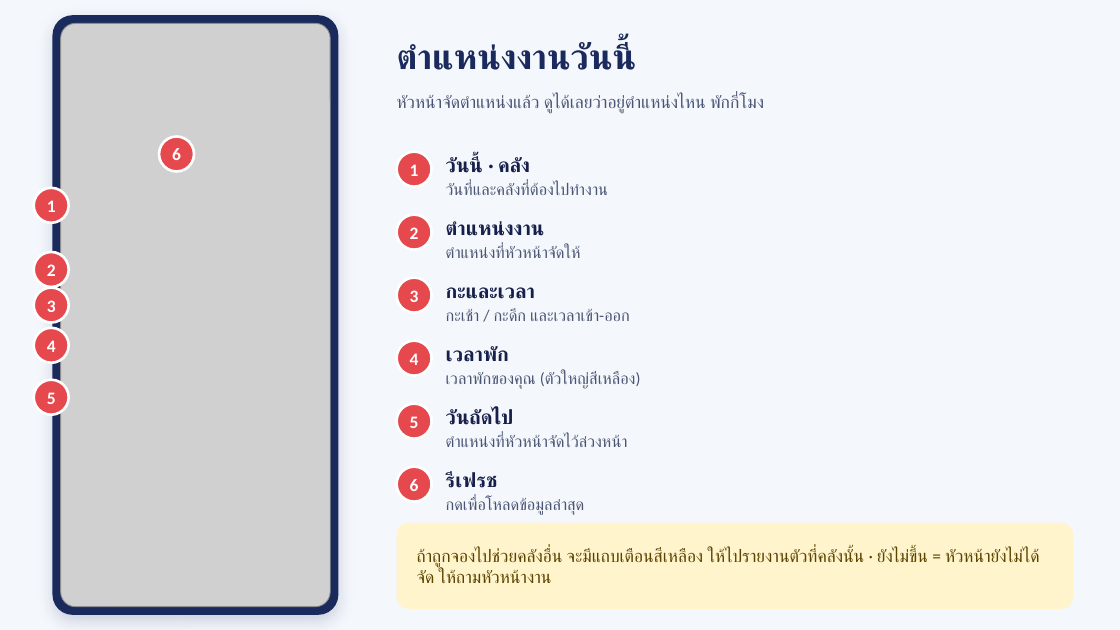
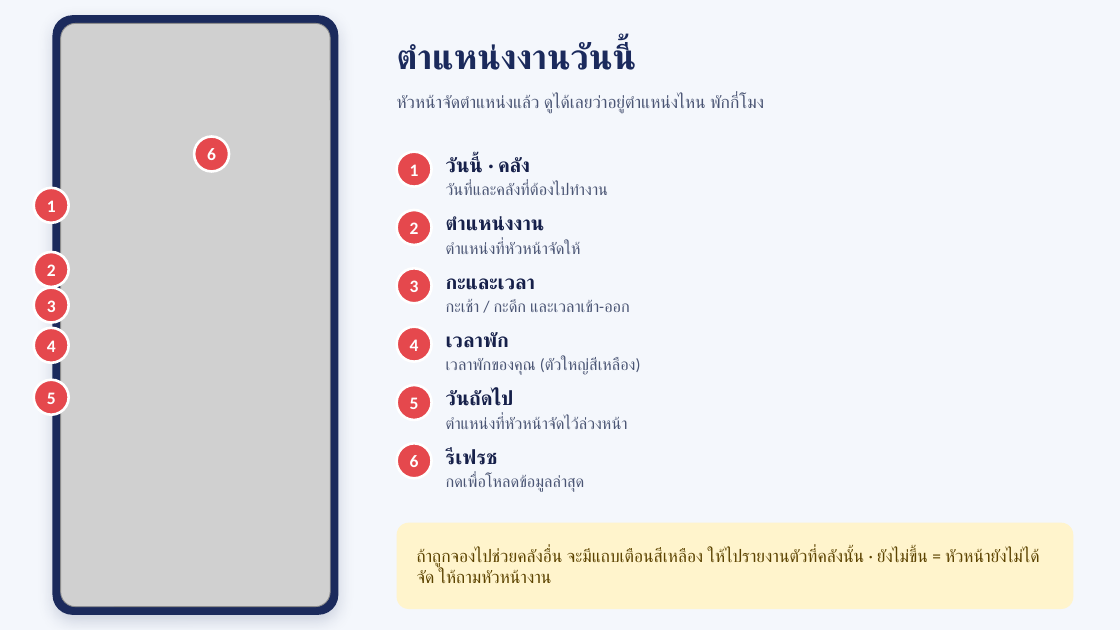
Before and after one commit to pcgwarehouse5-pixel/pull-operation-wha, a slide deck: slide 12 of docs/คู่มือการใช้งานแอป-พนักงาน.pptx (slide 10 before the commit). Drawn at 1120x630 pixels with LibreOffice and Linux fonts; fonts in the diff are those of the drawing; grey boxes stand for pictures. Boxes give left, top, right and bottom in pixels: in the first picture for what was removed or moved away, otherwise in the second. Text is boxed around its words. In the diff, an @@ line names an element or a change of style, - is before the commit and + after.

```diff
--- a/docs/คู่มือการใช้งานแอป-พนักงาน.pptx
+++ b/docs/คู่มือการใช้งานแอป-พนักงาน.pptx
@@ ellipse "6": place and size @@
-ellipse "6" at [159,136,194,171]
+ellipse "6" at [194,136,229,171]
@@ 2 texts, 1 ellipse: place and size @@
-2 texts, 1 ellipse at [397,215,581,258]
+2 texts, 1 ellipse at [397,210,581,254]
@@ 2 texts, 1 ellipse: place and size @@
-2 texts, 1 ellipse at [397,278,630,321]
+2 texts, 1 ellipse at [397,268,630,312]
@@ 2 texts, 1 ellipse: place and size @@
-2 texts, 1 ellipse at [397,341,641,389]
+2 texts, 1 ellipse at [397,327,641,375]
@@ 2 texts, 1 ellipse: place and size @@
-2 texts, 1 ellipse at [397,404,628,447]
+2 texts, 1 ellipse at [397,385,628,429]
@@ 2 texts, 1 ellipse: place and size @@
-2 texts, 1 ellipse at [397,467,585,515]
+2 texts, 1 ellipse at [397,444,585,492]
```
Also in this commit, not shown: 7 other slides changed, 2 slides added.
